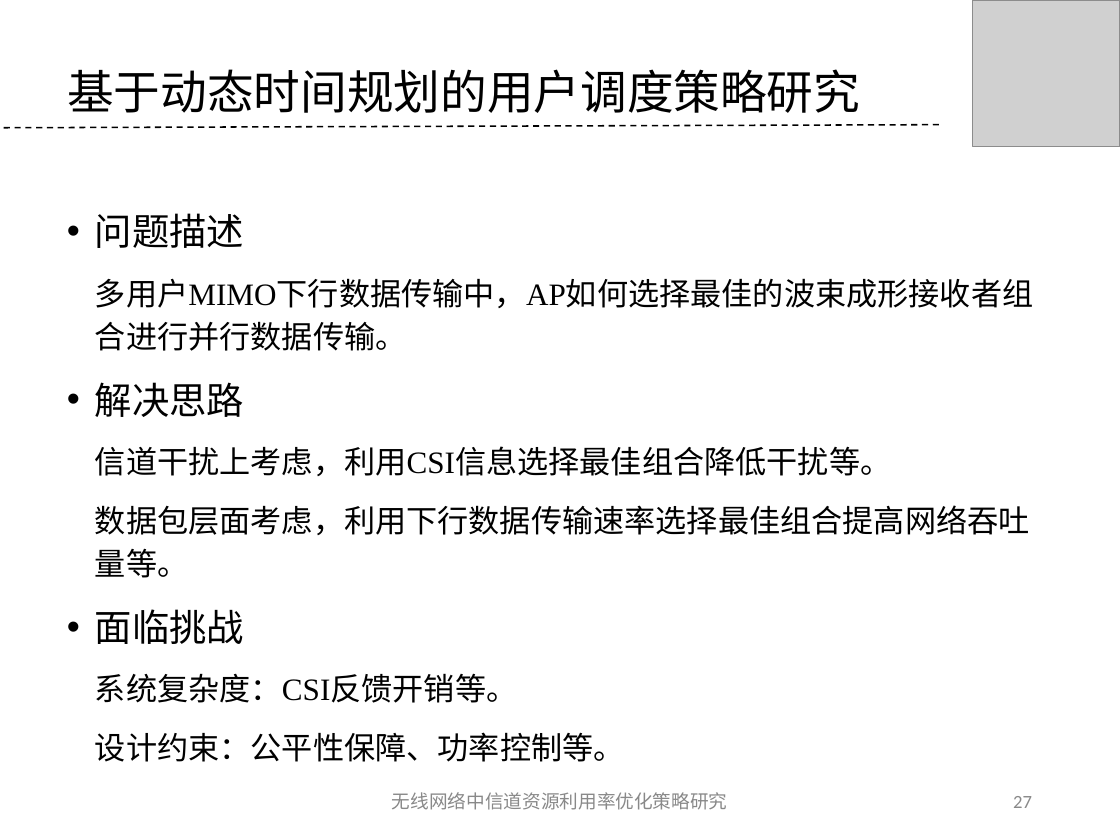
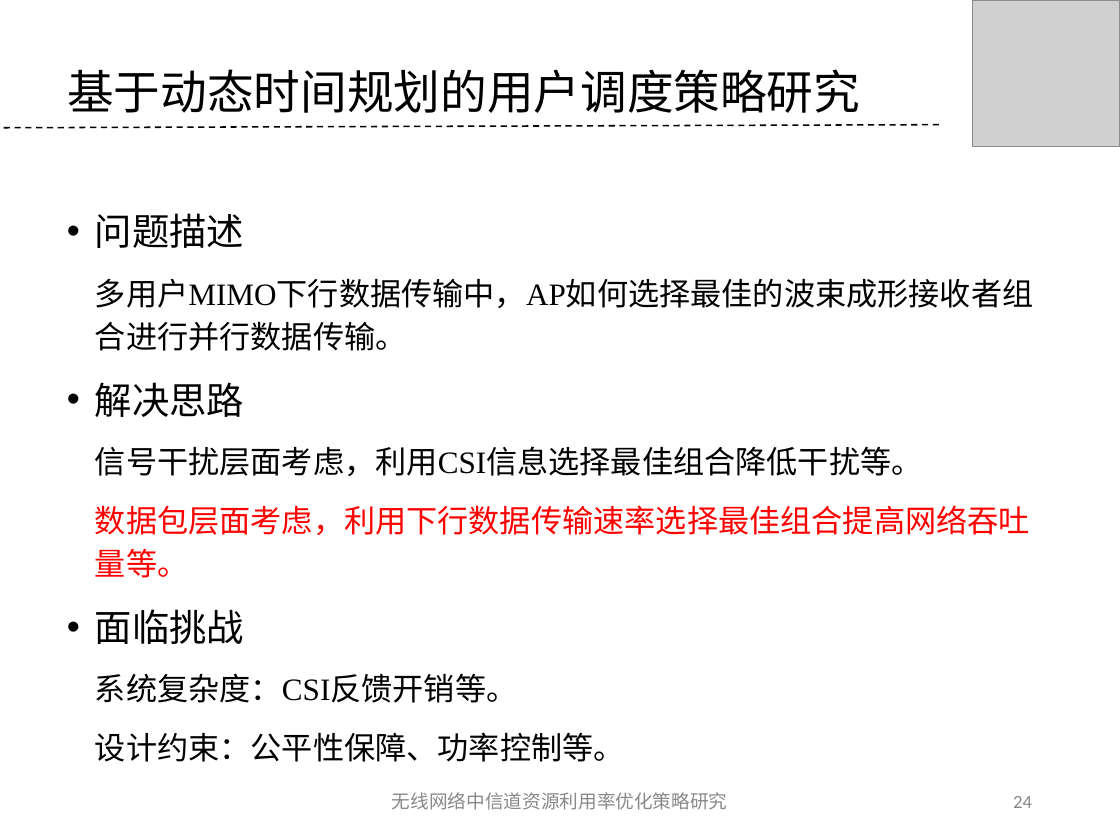
Before and after one commit to tangzhaoshu/playground, a slide deck: slide 24 of ResearchWork/毕业答辩--唐兆树.ppt (slide 27 before the commit). Drawn at 1120x840 pixels with LibreOffice and Linux fonts; fonts in the diff are those of the drawing; grey boxes stand for pictures; background and template pictures are left out. Boxes give left, top, right and bottom in pixels: in the first picture for what was removed or moved away, otherwise in the second. Text is boxed around its words. In the diff, an @@ line names an element or a change of style, - is before the commit and + after.

```diff
--- a/ResearchWork/毕业答辩--唐兆树.ppt
+++ b/ResearchWork/毕业答辩--唐兆树.ppt
@@ text at [95, 446, 923, 476]: text changed @@
-信道干扰上考虑，利用CSI信息选择最佳组合降低干扰等。
+信号干扰层面考虑，利用CSI信息选择最佳组合降低干扰等。
@@ text at [95, 505, 1030, 578]: text colour #000000 to #FF0000 in "数据包层面考虑，利用下行数据传输速率选择最佳组合提高网络吞吐量等。" @@
@@ page number at [1013, 796, 1032, 808]: text changed @@
-27
+24
```
Also in this commit, not shown: 18 other slides changed, 2 slides removed, 47 other files.
